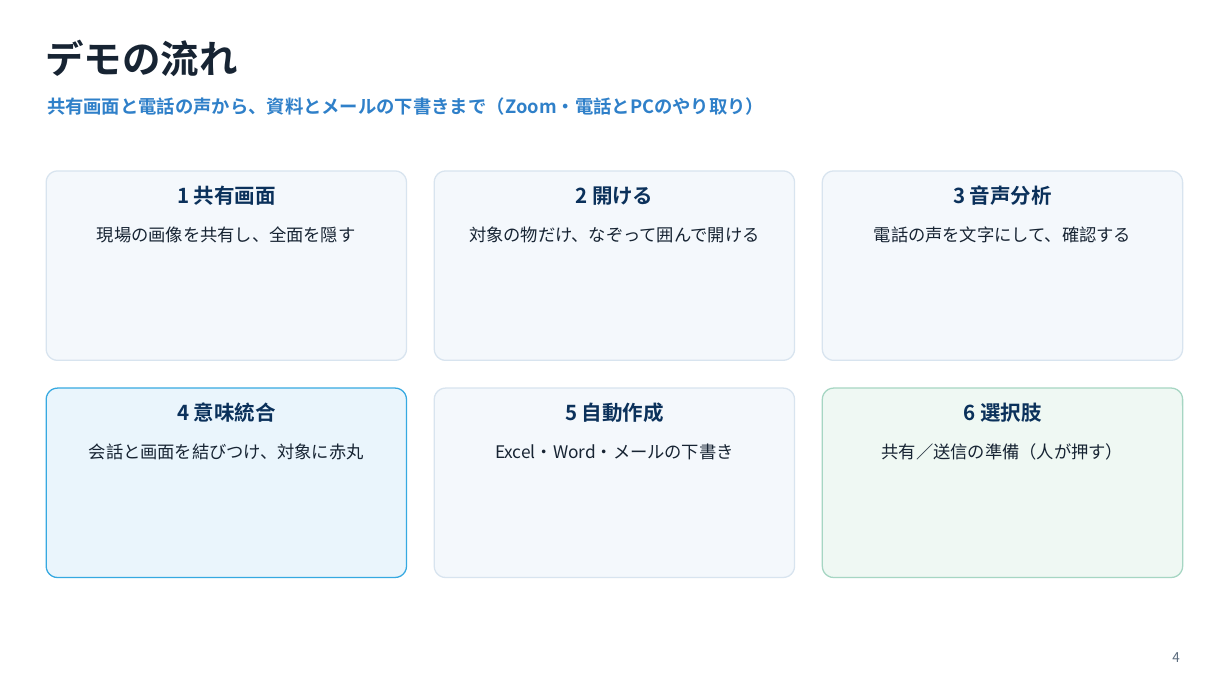
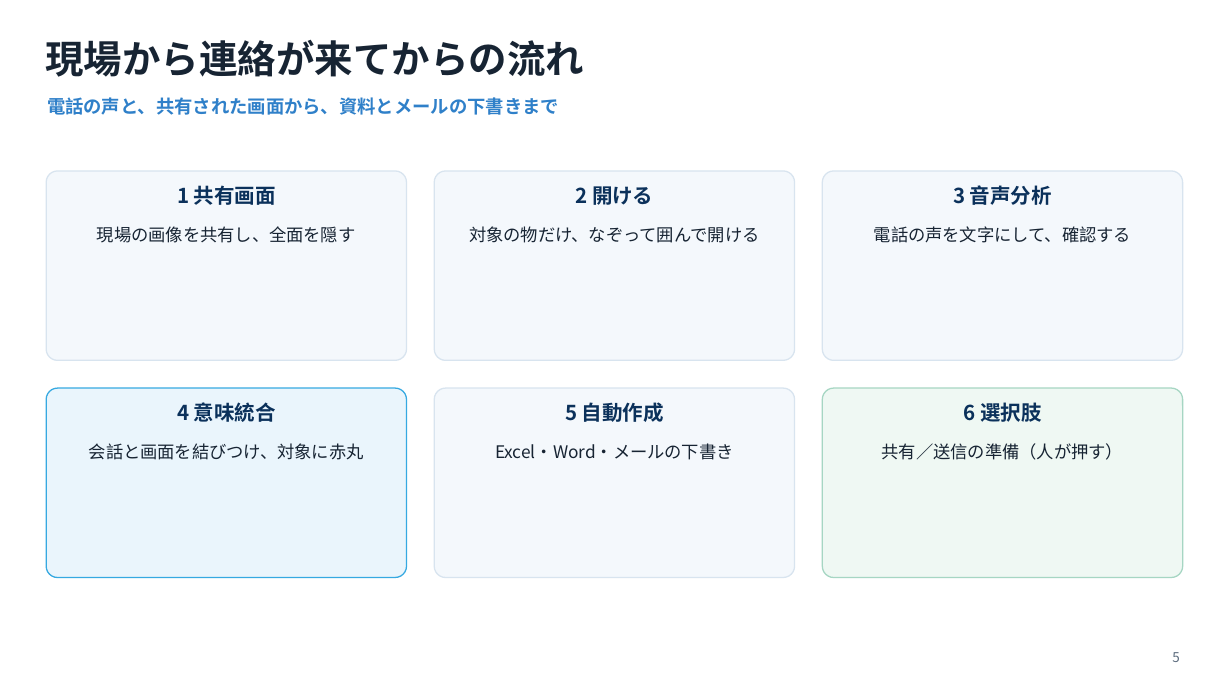
Before and after one commit to 009-next/Connect-Force, a slide deck: slide 5 of hackathon_materials/slides/Connect-Force_submission.pptx (slide 4 before the commit). Drawn at 1232x693 pixels with LibreOffice and Linux fonts; fonts in the diff are those of the drawing. Boxes give left, top, right and bottom in pixels: in the first picture for what was removed or moved away, otherwise in the second. Text is boxed around its words. In the diff, an @@ line names an element or a change of style, - is before the commit and + after.

```diff
--- a/hackathon_materials/slides/Connect-Force_submission.pptx
+++ b/hackathon_materials/slides/Connect-Force_submission.pptx
@@ text at [45, 40, 584, 77]: text changed @@
-デモの流れ
+現場から連絡が来てからの流れ
@@ text at [47, 97, 559, 115]: text changed @@
-共有画面と電話の声から、資料とメールの下書きまで（Zoom・電話とPCのやり取り）
+電話の声と、共有された画面から、資料とメールの下書きまで
@@ text at [1172, 652, 1179, 662]: text changed @@
-4
+5
```
Also in this commit, not shown: 9 other slides changed, 1 slide added, 9 other files.
